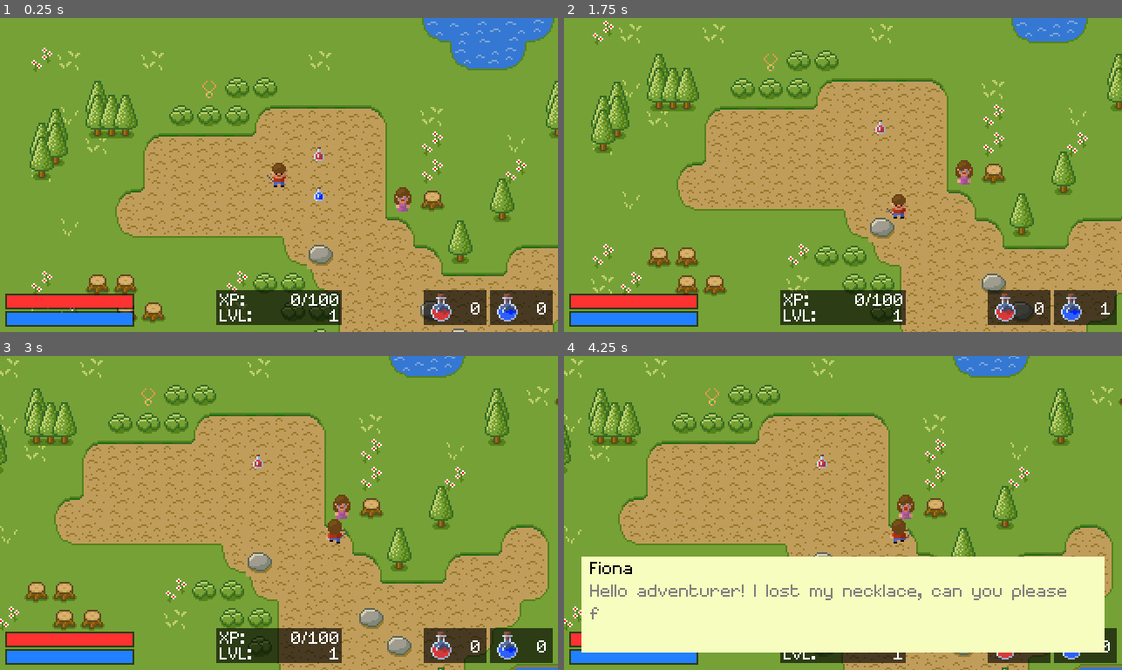
Above: before the commit, frames 1-4 (two rows, left to right).
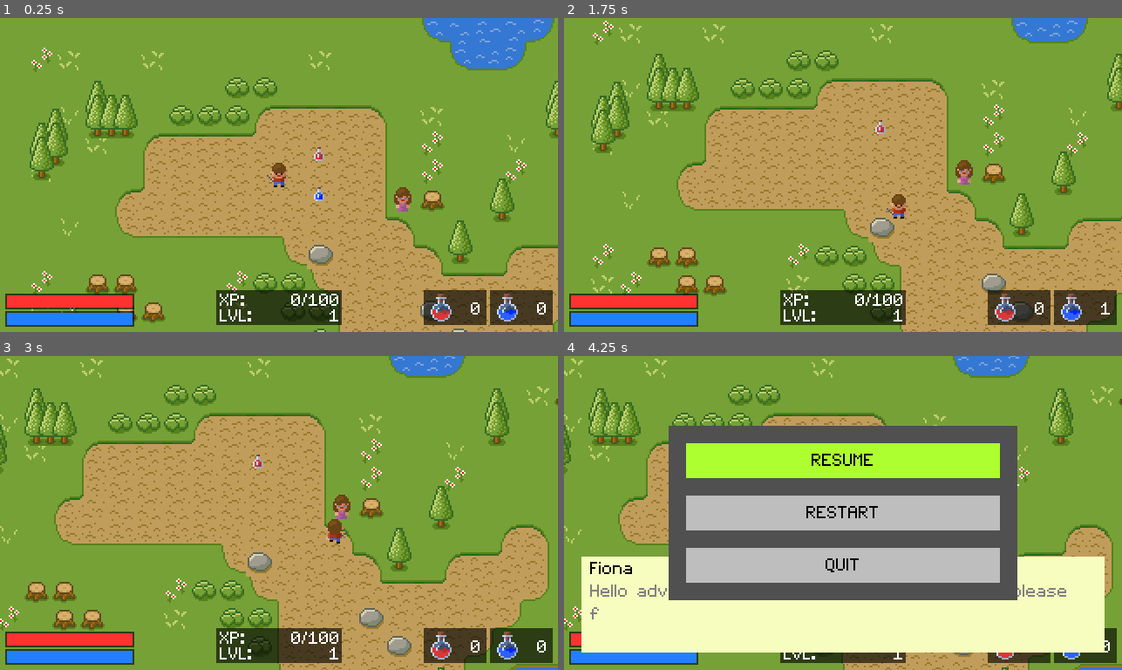
Above: after the commit, the same moments.

Repository: xvcrimsajadevx/Godot-Projects
Game: Godot game, scene res://Scenes/Main.tscn
Two runs of this game, one before a commit and one after it. Both use one fixed random seed, a clock stepped at 60 frames per second and the inputs below. Sound files missing from this copy of the repository are replaced by a short silence.
Inputs:
- Up to frame 1 (0.25 s): no input
- Up to frame 2 (1.75 s): tap Enter at 0.5 s; hold Right (ui_right) 0.53-1.28 s; hold Space (attack) 0.53-1.28 s; hold Down (ui_down) from 1.28 s (still down); tap Space (attack) at 1.35 s
- Up to frame 3 (3 s): release Down (ui_down) at 2.03 s; hold Right (ui_right) 2.03-2.78 s; hold , (drink_health) 2.03-2.78 s; tap Space (attack) at 2.3 s; hold Up (ui_up) from 2.78 s (still down); tap . (drink_mana) at 2.85 s
- Up to frame 4 (4.25 s): tap Space (attack) at 3.05, 3.5, 3.8 s; release Up (ui_up) at 3.53 s; hold Left (ui_left) from 3.53 s (still down); hold M (fireball) from 3.53 s (still down); tap Shift (menu, bound only after the commit) at 4.15 s

The runs differ from the first frame. In frame 1, less than 0.1% of the frame differs, in the area x 36-39%, y 20-26%; in frame 2, less than 0.1%; in frame 3, less than 0.1%; in frame 4, 35%, in the area x 18-82%, y 10-78%.

Commit message:
SimpleRPG - Pause menu implemented

Diff:
--- /dev/null
+++ b/SimpleRPG/GUI/MenuPopup.gd
@@ -0,0 +1,58 @@
+extends Popup
+
+onready var player = get_node("/root/Root/Player")
+var already_paused
+var selected_menu
+
+func _ready():
+	hide()
+
+func change_menu_color():
+	$Resume.color = Color.gray
+	$Restart.color = Color.gray
+	$Quit.color = Color.gray
+
+	match selected_menu:
+		0:
+			$Resume.color = Color.greenyellow
+		1:
+			$Restart.color = Color.greenyellow
+		2:
+			$Quit.color = Color.greenyellow
+
+func _input(event):
+	if not visible:
+		if Input.is_action_just_pressed("menu"):
+			# Pause game
+			get_tree().paused = true
+			# Reset the popup
+			selected_menu = 0
+			change_menu_color()
+			# Show popup
+			player.set_process_input(false)
+			popup()
+	else:
+		if Input.is_action_just_pressed("ui_down"):
+			selected_menu = (selected_menu + 1) % 3
+			change_menu_color()
+		elif Input.is_action_just_pressed("ui_up"):
+			if selected_menu > 0:
+				selected_menu = selected_menu - 1
+			else:
+				selected_menu = 2
+			change_menu_color()
+		elif Input.is_action_just_pressed("attack"):
+			match selected_menu:
+				0:
+					# Resume Game
+					if not already_paused:
+						get_tree().paused = false
+					player.set_process_input(true)
+					hide()
+				1:
+					# Restart Game
+					get_tree().change_scene("res://Scenes/Main.tscn")
+					get_tree().paused = false
+				2:
+					# Quit Game
+					get_tree().quit()
--- a/SimpleRPG/Scenes/Main.tscn
+++ b/SimpleRPG/Scenes/Main.tscn
@@ -55,6 +55,7 @@
 [ext_resource path="res://Sounds/fireball.wav" type="AudioStream" id=53]
 [ext_resource path="res://Sounds/object.wav" type="AudioStream" id=54]
 [ext_resource path="res://Sounds/level_up.wav" type="AudioStream" id=55]
+[ext_resource path="res://GUI/MenuPopup.gd" type="Script" id=56]
 
 [sub_resource type="SpriteFrames" id=2]
 animations = [ {
@@ -525,6 +526,65 @@
 [node name="AnimationPlayer" type="AnimationPlayer" parent="CanvasLayer/DialoguePopup"]
 anims/ShowDialogue = SubResource( 6 )
 
+[node name="MenuPopup" type="Popup" parent="CanvasLayer"]
+pause_mode = 2
+margin_right = 40.0
+margin_bottom = 40.0
+popup_exclusive = true
+script = ExtResource( 56 )
+
+[node name="ColorRect" type="ColorRect" parent="CanvasLayer/MenuPopup"]
+margin_left = 60.0
+margin_top = 40.0
+margin_right = 260.0
+margin_bottom = 140.0
+color = Color( 0.313726, 0.313726, 0.313726, 1 )
+
+[node name="Resume" type="ColorRect" parent="CanvasLayer/MenuPopup"]
+margin_left = 70.0
+margin_top = 50.0
+margin_right = 250.0
+margin_bottom = 70.0
+
+[node name="Label" type="Label" parent="CanvasLayer/MenuPopup/Resume"]
+margin_right = 180.0
+margin_bottom = 20.0
+custom_colors/font_color = Color( 0, 0, 0, 1 )
+custom_fonts/font = ExtResource( 37 )
+text = "RESUME"
+align = 1
+valign = 1
+
+[node name="Restart" type="ColorRect" parent="CanvasLayer/MenuPopup"]
+margin_left = 70.0
+margin_top = 80.0
+margin_right = 250.0
+margin_bottom = 100.0
+
+[node name="Label" type="Label" parent="CanvasLayer/MenuPopup/Restart"]
+margin_right = 180.0
+margin_bottom = 20.0
+custom_colors/font_color = Color( 0, 0, 0, 1 )
+custom_fonts/font = ExtResource( 37 )
+text = "RESTART"
+align = 1
+valign = 1
+
+[node name="Quit" type="ColorRect" parent="CanvasLayer/MenuPopup"]
+margin_left = 70.0
+margin_top = 110.0
+margin_right = 250.0
+margin_bottom = 130.0
+
+[node name="Label" type="Label" parent="CanvasLayer/MenuPopup/Quit"]
+margin_right = 180.0
+margin_bottom = 20.0
+custom_colors/font_color = Color( 0, 0, 0, 1 )
+custom_fonts/font = ExtResource( 37 )
+text = "QUIT"
+align = 1
+valign = 1
+
 [node name="SkeletonSpawner" parent="." instance=ExtResource( 39 )]
 
 [node name="Potion" parent="." instance=ExtResource( 40 )]
@@ -538,7 +598,7 @@
 position = Vector2( 231, 104 )
 
 [node name="Necklace" parent="." instance=ExtResource( 48 )]
-position = Vector2( 120, 41 )
+position = Vector2( 732, 700 )
 
 [connection signal="player_level_up" from="Player" to="CanvasLayer/LevelPopup" method="_on_Player_player_level_up"]
 [connection signal="player_stats_changed" from="Player" to="CanvasLayer/Heath" method="_on_Player_player_stats_changed"]
--- a/SimpleRPG/project.godot
+++ b/SimpleRPG/project.godot
@@ -80,6 +80,12 @@
 , Object(InputEventJoypadButton,"resource_local_to_scene":false,"resource_name":"","device":0,"button_index":3,"pressure":0.0,"pressed":false,"script":null)
  ]
 }
+menu={
+"deadzone": 0.5,
+"events": [ Object(InputEventKey,"resource_local_to_scene":false,"resource_name":"","device":0,"alt":false,"shift":false,"control":false,"meta":false,"command":false,"pressed":false,"scancode":16777237,"physical_scancode":0,"unicode":0,"echo":false,"script":null)
+, Object(InputEventJoypadButton,"resource_local_to_scene":false,"resource_name":"","device":0,"button_index":11,"pressure":0.0,"pressed":false,"script":null)
+ ]
+}
 
 [mono]
 
Not shown: 1 places in SimpleRPG/Scenes/Main.tscn that only renumber resources
Binary file added: SimpleRPG/SimpleRPG_L15/index.apple-touch-icon.png
Not shown, added: SimpleRPG/SimpleRPG_L15/index.apple-touch-icon.png.import
Binary file added: SimpleRPG/SimpleRPG_L15/index.icon.png
Not shown, added: SimpleRPG/SimpleRPG_L15/index.icon.png.import
Binary file added: SimpleRPG/SimpleRPG_L15/index.png
Not shown, added: SimpleRPG/SimpleRPG_L15/index.png.import
Not shown, added: SimpleRPG/SimpleRPG_L15.zip
Not shown, added: SimpleRPG/SimpleRPG_L15/index.audio.worklet.js
Not shown, added: SimpleRPG/SimpleRPG_L15/index.html
Not shown, added: SimpleRPG/SimpleRPG_L15/index.js
Not shown, added: SimpleRPG/SimpleRPG_L15/index.pck
(and 1 more such lines)
